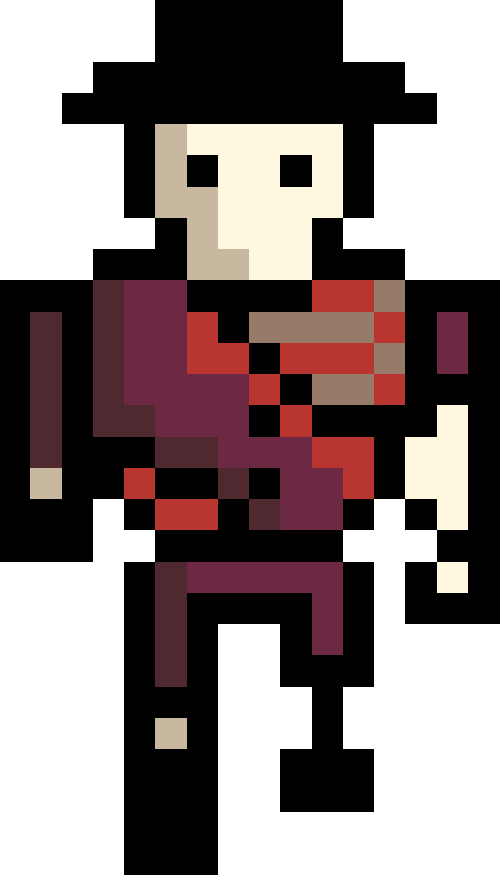
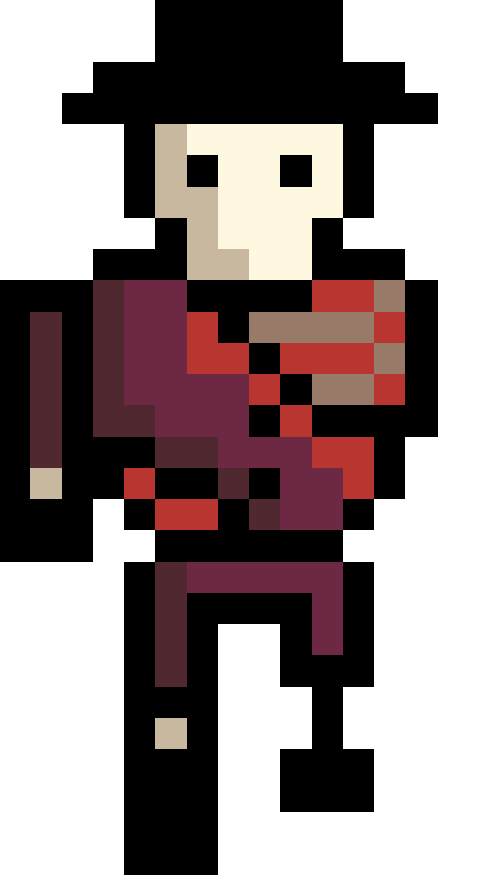
Layered file, before and after one edit (w=500, h=875). Changes by layer:
painted on "Слой 1" over [405, 93, 500, 624]
